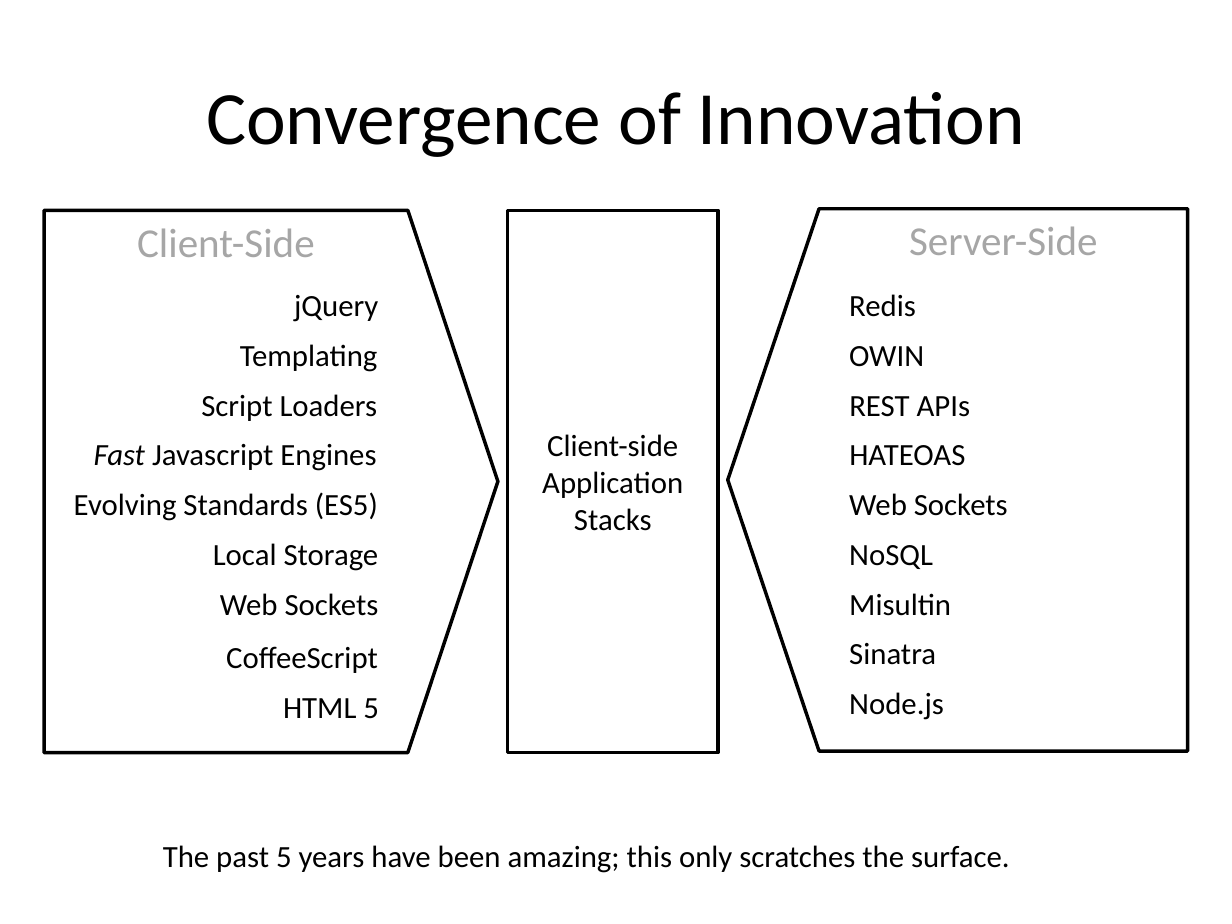
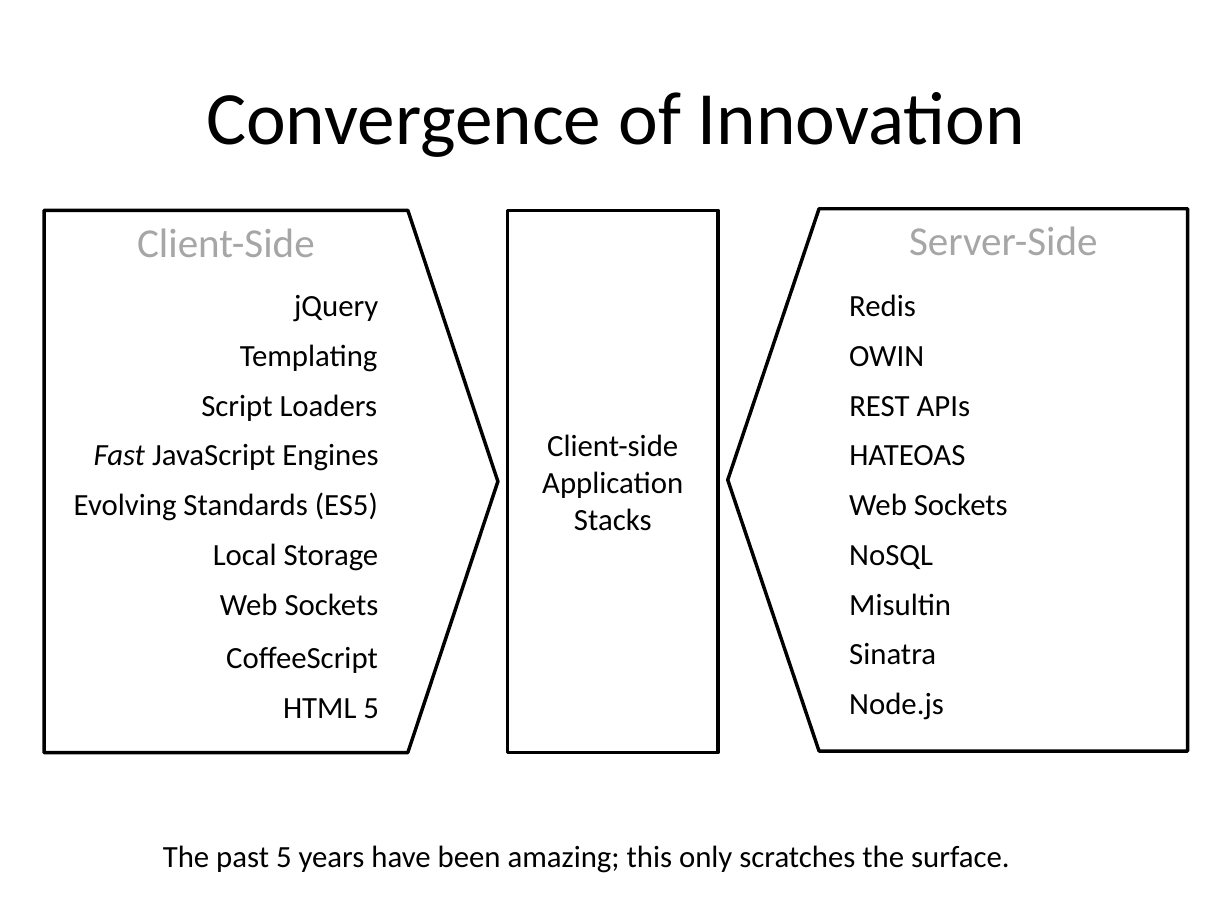
Before and after one commit to vaporworks/Devlink2011-REST-WebClient, a slide deck: slide 5 of PowerPoint/joint_talk_notes.pptx. Drawn at 1232x924 pixels with LibreOffice and Linux fonts; fonts in the diff are those of the drawing. Boxes give left, top, right and bottom in pixels: in the first picture for what was removed or moved away, otherwise in the second. Text is boxed around its words. In the diff, an @@ line names an element or a change of style, - is before the commit and + after.

```diff
--- a/PowerPoint/joint_talk_notes.pptx
+++ b/PowerPoint/joint_talk_notes.pptx
@@ text at bbox=[94, 444, 378, 471]: text changed @@
-Fast Javascript Engines
+Fast JavaScript Engines
```
Also in this commit, not shown: 6 other slides changed.
